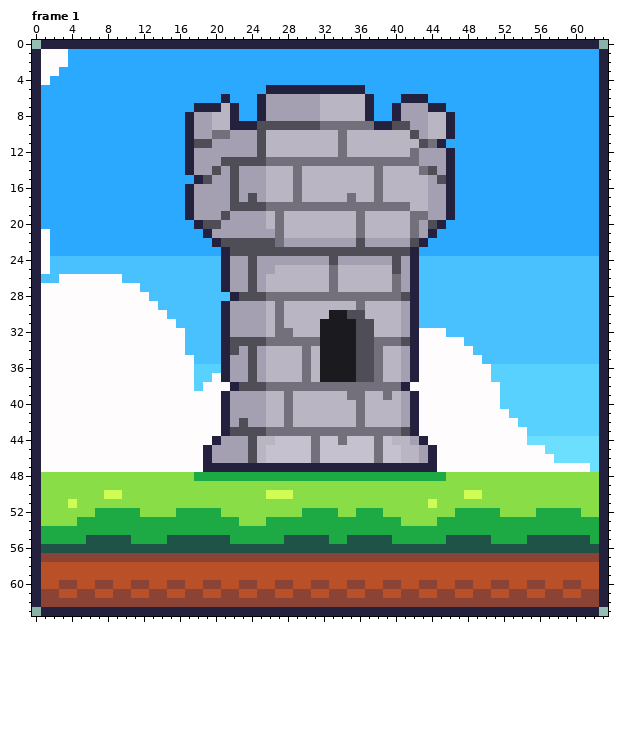
A pixel-art file gets an edit: RTD/Assets/Sprites/UI/AppIcon/AppIcon.aseprite. The picture above is the old version.
64x64 pixels, 3 frames. Shown: frame 1. The commit also changed other frames, which this record leaves out.
After the commit:
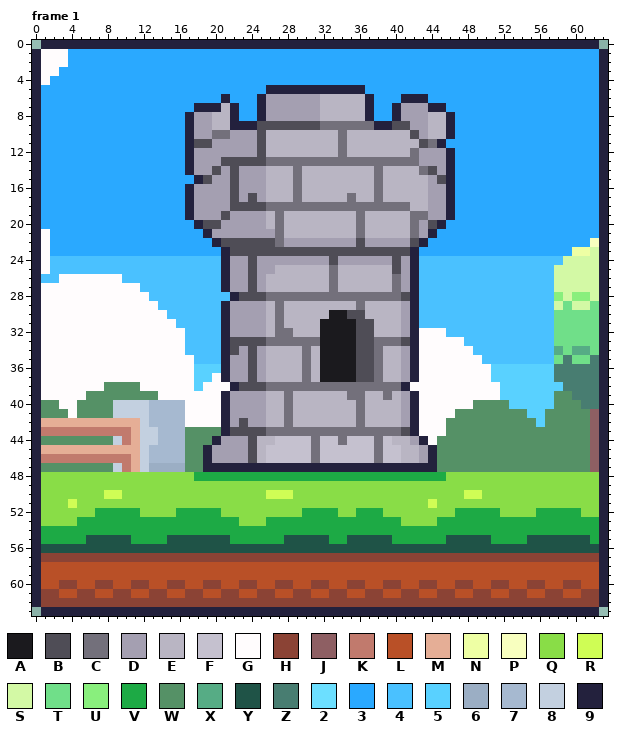
Palette (. is transparent): A #1b1a1e  B #4f4d56  C #73707b  D #a49fb1  E #b9b5c3  F #c5c1cf  G #fffcfd  H #8b4335  J #8e5f63  K #c17a6d  L #b95027  M #e5ae96  N #eeffa4  P #f8ffbf  Q #89dd47  R #cffd55  S #d3f9a5  T #70df89  U #89ef7d  V #1daa45  W #559166  X #56ac85  Y #1f5347  Z #487d71  2 #6cdfff  3 #2aa9ff  4 #4ac1ff  5 #59d1ff  6 #9baec4  7 #a6b9d0  8 #c3d0e0  9 #23213d
The edit:
Frame 1, layer "BackGround/Ground":
y 22: x 62 3 -> P
y 23: x 60..62 333 -> NNS
y 24: x 59..62 4444 -> SSSS
y 25..27: x 58..62 44444 -> SSSSS
y 28: x 58..62 44444 -> USUUS
y 29: x 58..62 44444 -> STSST
y 30..33: x 58..62 44444 -> TTTTT
y 34: x 58..62 44444 -> XTXXT
y 35: x 58..62 44444 -> TZTTZ
y 36..37: x 58..62 55555 -> ZZZZZ
y 38: x 8..11 GGGG -> WWWW; x 59..62 5555 -> ZZZZ
y 39: x 6..13 GGGGGGGG -> WWWWWWWW; x 58..62 55555 -> WWZZZ
y 40: x 1..2 GG -> WW; x 5..16 GGGGGGGGGGGG -> WWWW88887777; x 49..52 GGG5 -> WWWW; x 58..62 55555 -> WWWZZ
y 41: x 1..3 GGG -> WWW; x 5..16 GGGGGGGGGGGG -> WWWW88887777; x 47..54 GGGGGG55 -> WWWWWWWW; x 57..62 555555 -> WWWWWJ
y 42: x 1..16 GGGGGGGGGGGGGGGG -> MMMMMMMMMMM87777; x 46..55 GGGGGGGG55 -> WWWWWWWWWW; x 57..62 555555 -> WWWWWJ
y 43: x 1..20 GGGGGGGGGGGGGGGGGGGG -> KKKKKKKKKKM88777WWWW; x 46..62 GGGGGGGGG55555555 -> WWWWWWWWWWWWWWWWJ
y 44: x 1..19 GGGGGGGGGGGGGGGGGGG -> WWWWWWWW8KM88777WWW; x 45..62 GGGGGGGGGG22222222 -> WWWWWWWWWWWWWWWWWJ
y 45: x 1..18 GGGGGGGGGGGGGGGGGG -> MMMMMMMMMMM87777WW; x 45..62 GGGGGGGGGGGG222222 -> WWWWWWWWWWWWWWWWWJ
y 46: x 1..18 GGGGGGGGGGGGGGGGGG -> KKKKKKKKKKM87777WW; x 45..62 GGGGGGGGGGGGG22222 -> WWWWWWWWWWWWWWWWWJ
y 47: x 1..18 GGGGGGGGGGGGGGGGGG -> WWWWWWWW8KM86666WW; x 45..62 GGGGGGGGGGGGGGGGG2 -> WWWWWWWWWWWWWWWWWJ
Pixel boxes of the changes (left, top, right, bottom) in both pictures:
changed: (437, 238, 599, 472)
changed: (41, 382, 221, 472)
